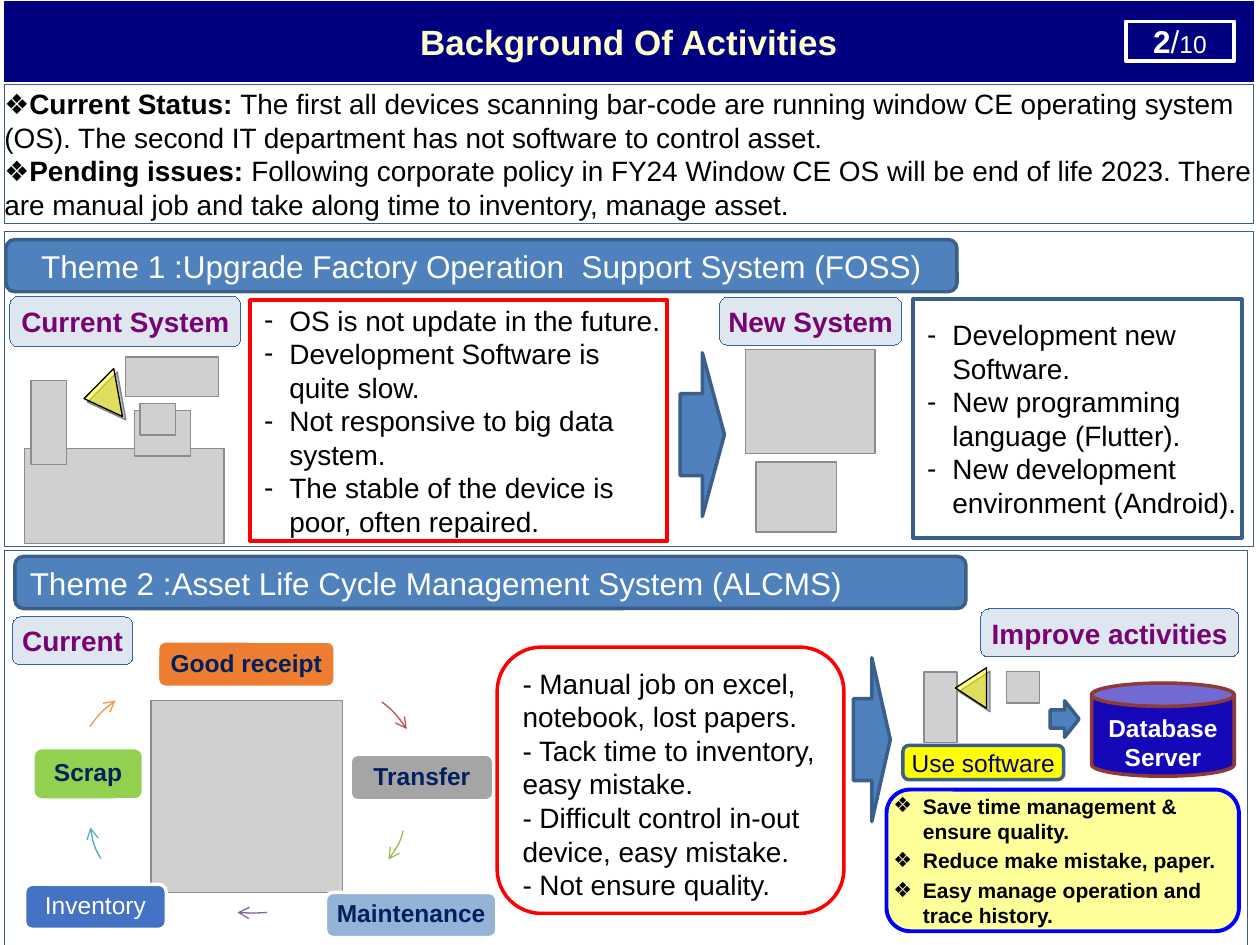
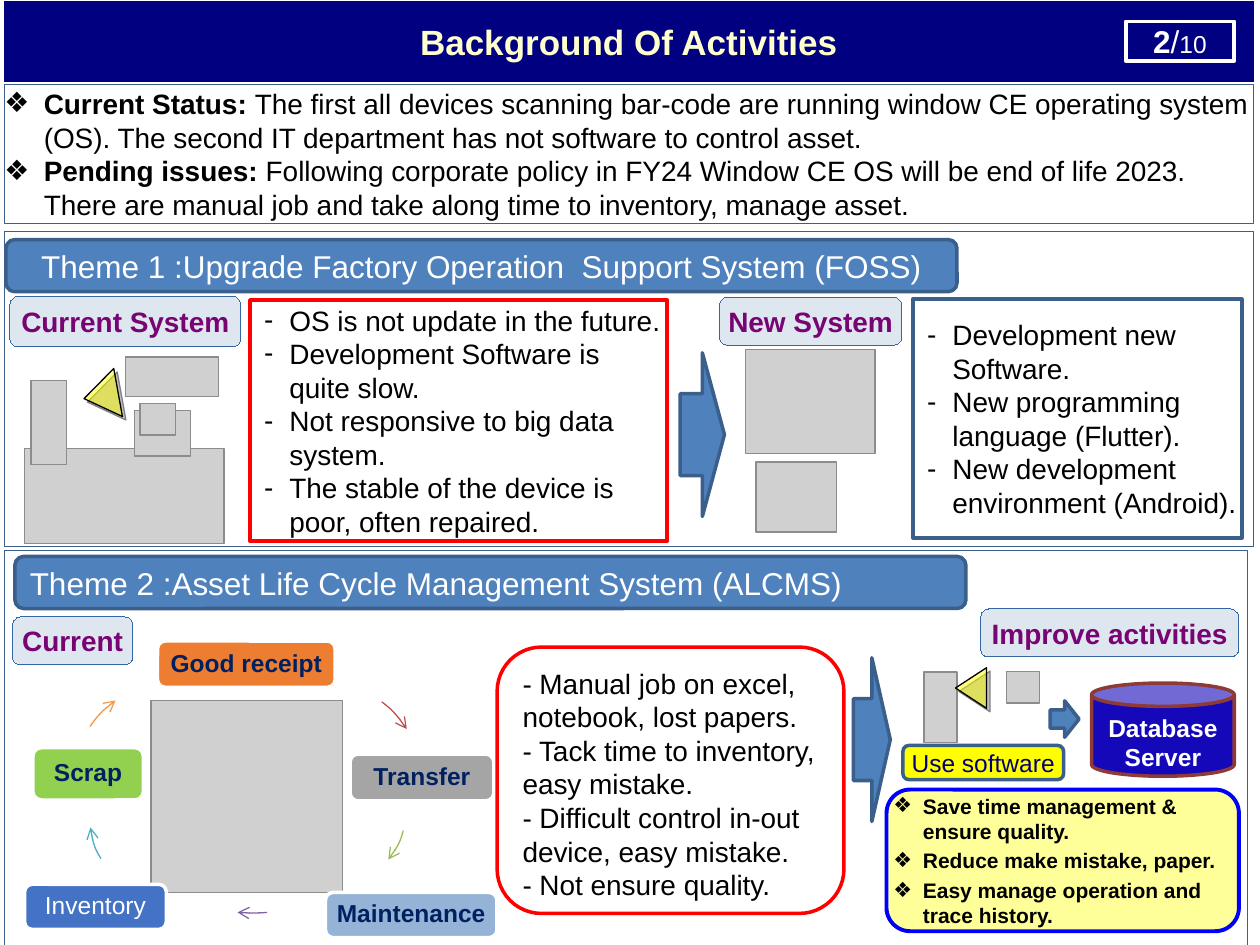
Before and after one commit to thietbicongnghevietnam/ReportPSNV, a slide deck: slide 3 of Report_test.pptx. Drawn at 1260x945 pixels with LibreOffice and Linux fonts; fonts in the diff are those of the drawing; grey boxes stand for pictures. Boxes give left, top, right and bottom in pixels: in the first picture for what was removed or moved away, otherwise in the second. Text is boxed around its words. In the diff, an @@ line names an element or a change of style, - is before the commit and + after.

```diff
--- a/Report_test.pptx
+++ b/Report_test.pptx
@@ text in rectangle at bbox=[44, 93, 1247, 220]: text changed @@
-❖Current Status: The first all devices scanning bar-code are running window CE operating system (OS). The second IT department has not software to control asset.
-❖Pending issues: Following corporate policy in FY24 Window CE OS will be end of life 2023. There are manual job and take along time to inventory, manage asset.
+❖ Current Status: The first all devices scanning bar-code are running window CE operating system (OS). The second IT department has not software to control asset.
+❖ Pending issues: Following corporate policy in FY24 Window CE OS will be end of life 2023. There are manual job and take along time to inventory, manage asset.
```
Also in this commit, not shown: 7 other slides changed.
